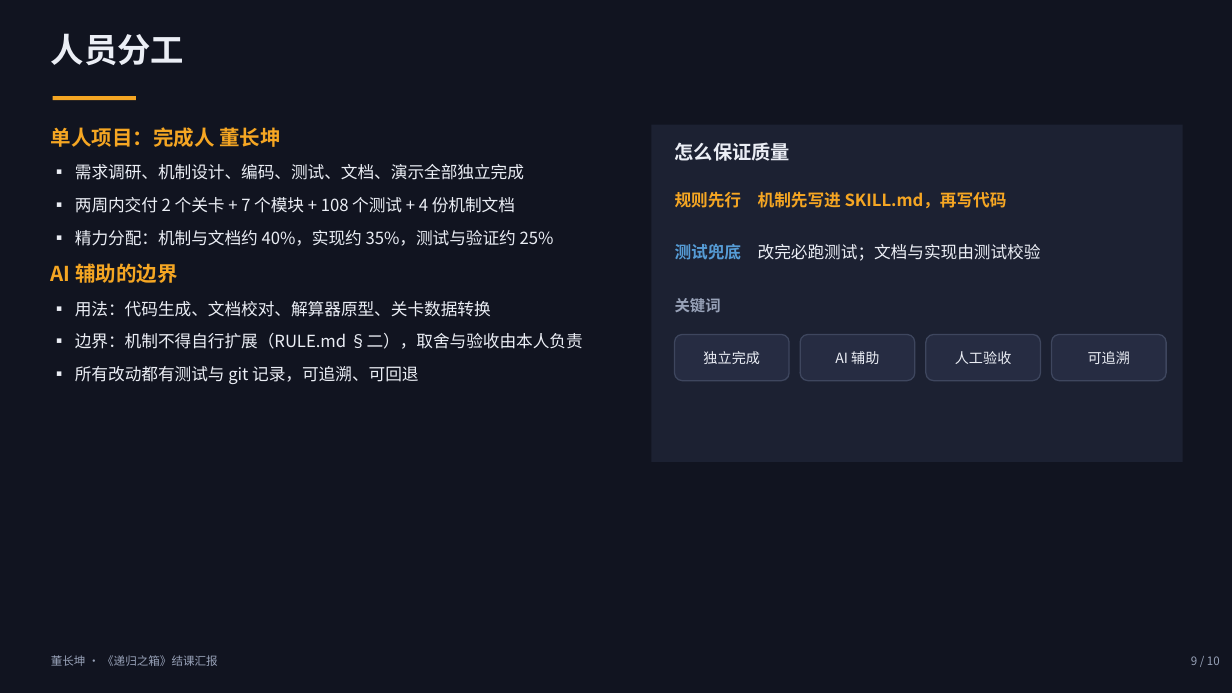
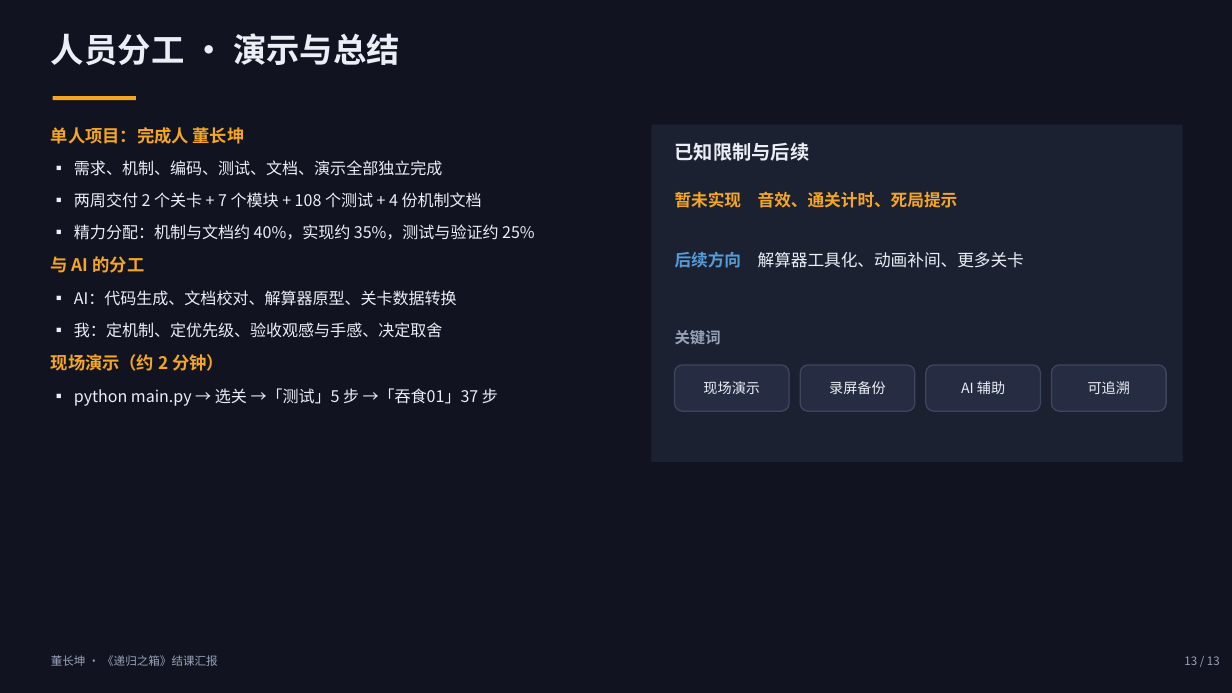
Before and after one commit to xxdw1017/parabox, a slide deck: slide 13 of 递归之箱_结课汇报_董长坤.pptx (slide 9 before the commit). Drawn at 1232x693 pixels with LibreOffice and Linux fonts; fonts in the diff are those of the drawing. Boxes give left, top, right and bottom in pixels: in the first picture for what was removed or moved away, otherwise in the second. Text is boxed around its words. In the diff, an @@ line names an element or a change of style, - is before the commit and + after.

Commit message:
docs: 结课汇报改为以 AI 协作与问题解决流程为主线
- 版式重排为 13 页：新增 AI 协作流程（第二张流程图 flow_ai.png）、
  AI 的四种失效模式与应对、问题解决流程总览（5 个真实问题表格）、
  三个问题解决案例（门模型 / 解算器定有解性 / 计数缺陷与流程事故）、
  AI 产出的验收体系；保留架构、关键算法流程图、目标达成、分工与演示
- 新增 screenshots/flow_ai.png：规则 → 实现 → 测试 → 验收 的闭环流程图
- AGENTS.md 目录树补上 screenshots 下三张图

```diff
--- a/递归之箱_结课汇报_董长坤.pptx
+++ b/递归之箱_结课汇报_董长坤.pptx
@@ text at (51,33,400,65): text changed @@
-人员分工
+人员分工 · 演示与总结
@@ text at (51,127,535,240): size 16 to 13.5 pt in "单人项目：完成人 董长坤"; size 13 to 12.5 pt in "▪ 精力分配：机制与文档约 40%，实现约 35%，测试与验证约 25%" @@
@@ text at (675,142,810,161): text changed @@
-怎么保证质量
+已知限制与后续
@@ text at (74,160,482,208): text changed; size 13 to 12.5 pt @@
-▪ 需求调研、机制设计、编码、测试、文档、演示全部独立完成
-▪ 两周内交付 2 个关卡 + 7 个模块 + 108 个测试 + 4 份机制文档
+▪ 需求、机制、编码、测试、文档、演示全部独立完成
+▪ 两周交付 2 个关卡 + 7 个模块 + 108 个测试 + 4 份机制文档
@@ text at (675,191,958,208): text changed @@
-规则先行 机制先写进 SKILL.md，再写代码
+暂未实现 音效、通关计时、死局提示
@@ text at (51,256,498,406): text changed; size 13 to 12.5 pt @@
-AI 辅助的边界
-▪ 用法：代码生成、文档校对、解算器原型、关卡数据转换
-▪ 边界：机制不得自行扩展（RULE.md §二），取舍与验收由本人负责
-▪ 所有改动都有测试与 git 记录，可追溯、可回退
+与 AI 的分工
+▪ AI：代码生成、文档校对、解算器原型、关卡数据转换
+▪ 我：定机制、定优先级、验收观感与手感、决定取舍
+现场演示（约 2 分钟）
+▪ python main.py → 选关 →「测试」5 步 →「吞食01」37 步
@@ text at (675,252,1024,268): text changed @@
-测试兜底 改完必跑测试；文档与实现由测试校验
+后续方向 解算器工具化、动画补间、更多关卡
@@ rounded rectangle removed at (926,335,1041,381) @@
-人工验收
@@ 2 rounded rectangles, 1 text: place and size @@
-2 rounded rectangles, 1 text at (675,298,1166,381)
+2 rounded rectangles, 1 text at (675,330,1166,411)
@@ text in rounded rectangle at (703,381,760,394): text changed @@
-独立完成
+现场演示
@@ rounded rectangle added at (800,365,915,411), fill #262C42, outline #3E465E 1 pt, 11 pt, text #EBEEF5 @@
+录屏备份
@@ rounded rectangle "AI 辅助": place and size @@
-rounded rectangle "AI 辅助" at (800,335,915,381)
+rounded rectangle "AI 辅助" at (926,365,1041,411)
@@ text at (1184,656,1220,665): text changed @@
-9 / 10
+13 / 13
```
Also in this commit, not shown: 6 other slides changed, 5 slides added, 2 slides removed, 2 other files.
